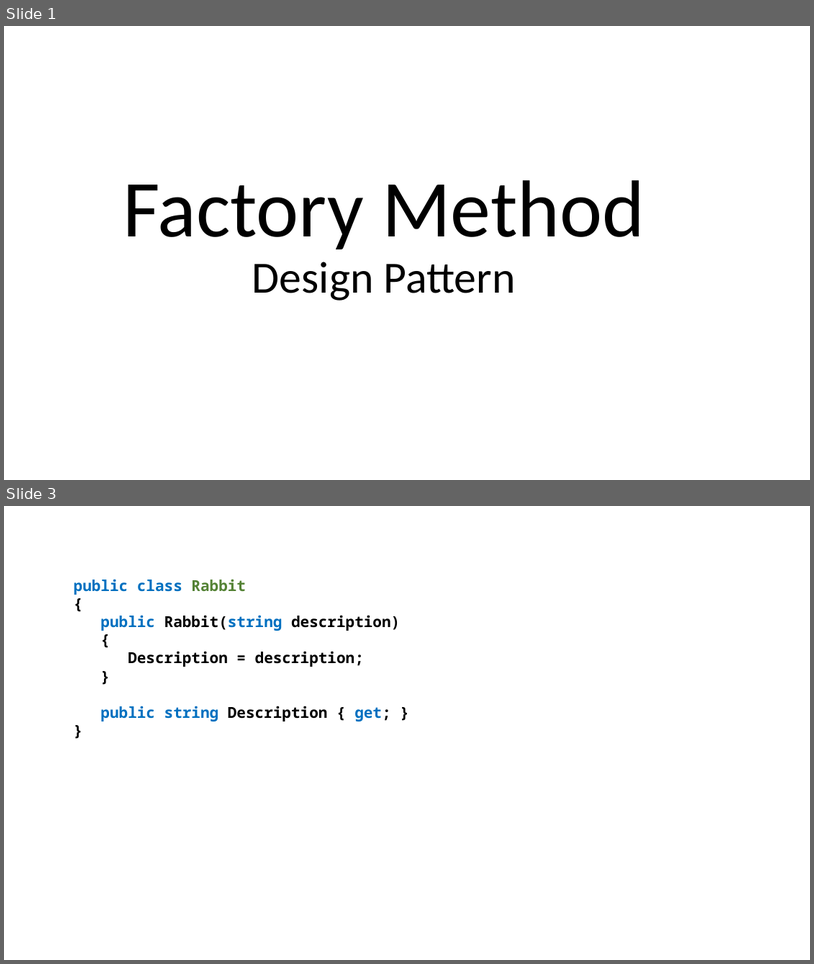
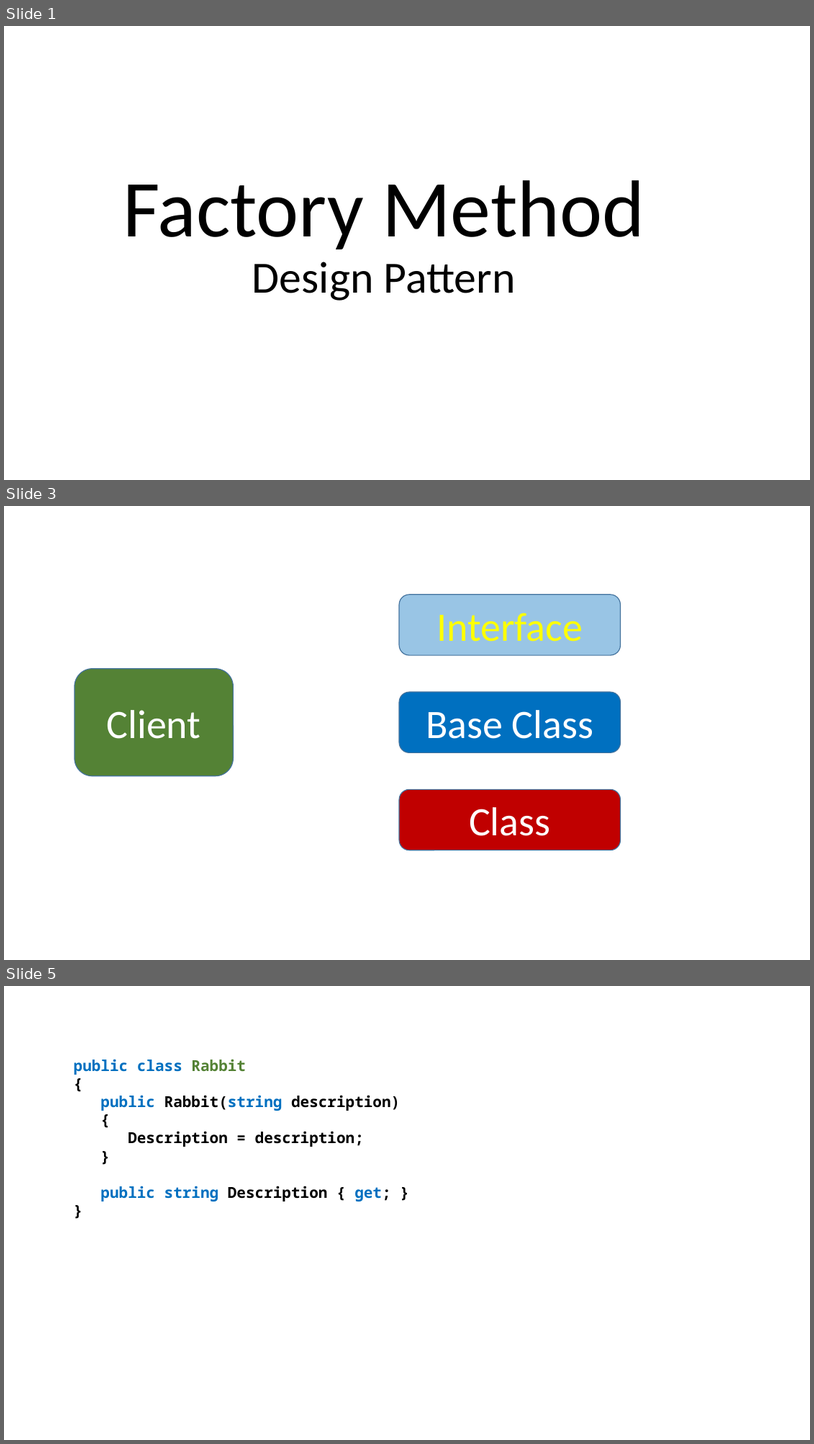
Before and after one commit to perl-easj/Teaching-materials, a slide deck: CSharpProgramming/Presentations/OOProgPartIII/FactoryMethod.pptx. Shown one above the other, each under a label of ours: slides 1 and 3 before the commit, slides 1, 3 and 5 after it; the slides between them are not shown. The pictures are 814x964 and 814x1444 pixels, drawn with LibreOffice and Linux fonts; fonts in the diff are those of the drawing. Boxes give left, top, right and bottom in pixels: in the first picture for what was removed or moved away, otherwise in the second. Text is boxed around its words. In the diff, an @@ line names an element or a change of style, - is before the commit and + after.

```diff
--- a/CSharpProgramming/Presentations/OOProgPartIII/FactoryMethod.pptx
+++ b/CSharpProgramming/Presentations/OOProgPartIII/FactoryMethod.pptx
@@ slide 3 added at (x1=4, y1=506, x2=810, y2=960), background #FFFFFF @@
@@ rounded rectangle added at (x1=399, y1=595, x2=621, y2=655), fill #0070C0 at 40% opacity, outline #43739E 1 pt, 48 pt, text #FFFF00 @@
+Interface
@@ rounded rectangle added at (x1=75, y1=669, x2=234, y2=776), fill #548235, outline #43739E 1 pt, 48 pt, text #FFFFFF @@
+Client
@@ rounded rectangle added at (x1=399, y1=692, x2=621, y2=752), fill #0070C0, outline #43739E 1 pt, 48 pt, text #FFFFFF @@
+Base Class
@@ rounded rectangle added at (x1=399, y1=789, x2=621, y2=849), fill #C00000, outline #43739E 1 pt, 48 pt, text #FFFFFF @@
+Class
@@ what was slide 3 is now slide 5 @@
```
Also in this commit, not shown: 9 slides changed, 5 other slides added, 1 slide removed, 4 other files.
